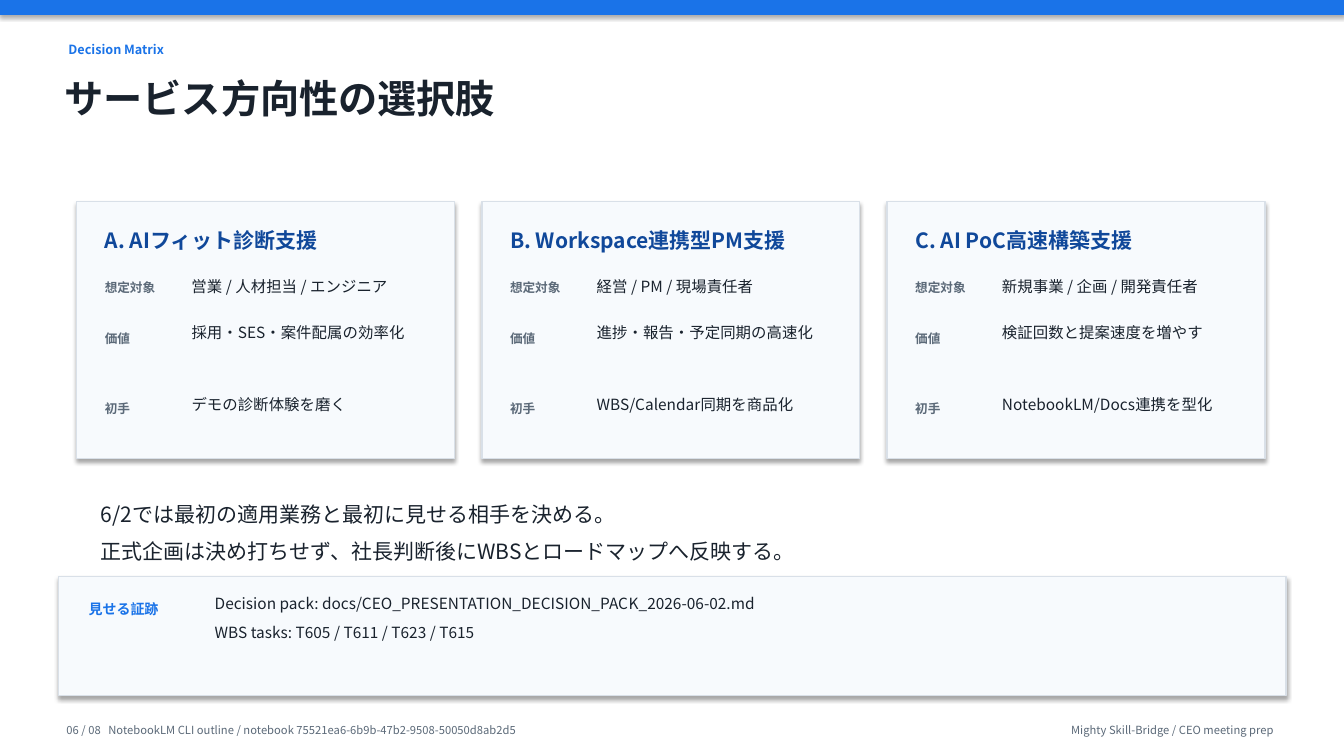
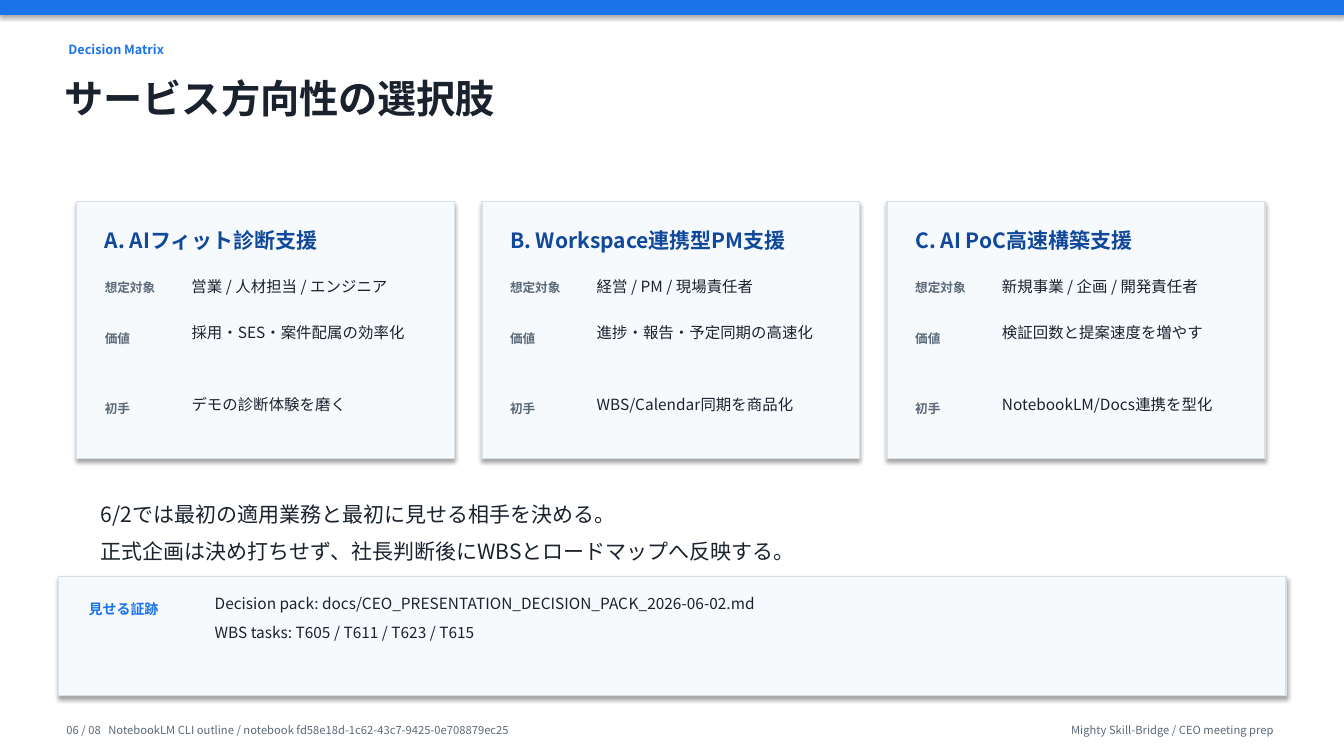
Before and after one commit to kanta13jp1/mighty-link-ai-connect, a slide deck: slide 6 of exports/knowledge_flow/mighty_skill_bridge_ceo_presentation_2026-06-02.pptx. Drawn at 1344x756 pixels with LibreOffice and Linux fonts; fonts in the diff are those of the drawing. Boxes give left, top, right and bottom in pixels: in the first picture for what was removed or moved away, otherwise in the second. Text is boxed around its words. In the diff, an @@ line names an element or a change of style, - is before the commit and + after.

```diff
--- a/exports/knowledge_flow/mighty_skill_bridge_ceo_presentation_2026-06-02.pptx
+++ b/exports/knowledge_flow/mighty_skill_bridge_ceo_presentation_2026-06-02.pptx
@@ text at (66, 725, 508, 734): text changed @@
-06 / 08 NotebookLM CLI outline / notebook 75521ea6-6b9b-47b2-9508-50050d8ab2d5
+06 / 08 NotebookLM CLI outline / notebook fd58e18d-1c62-43c7-9425-0e708879ec25
```
Also in this commit, not shown: 7 other slides changed, 29 other files.
